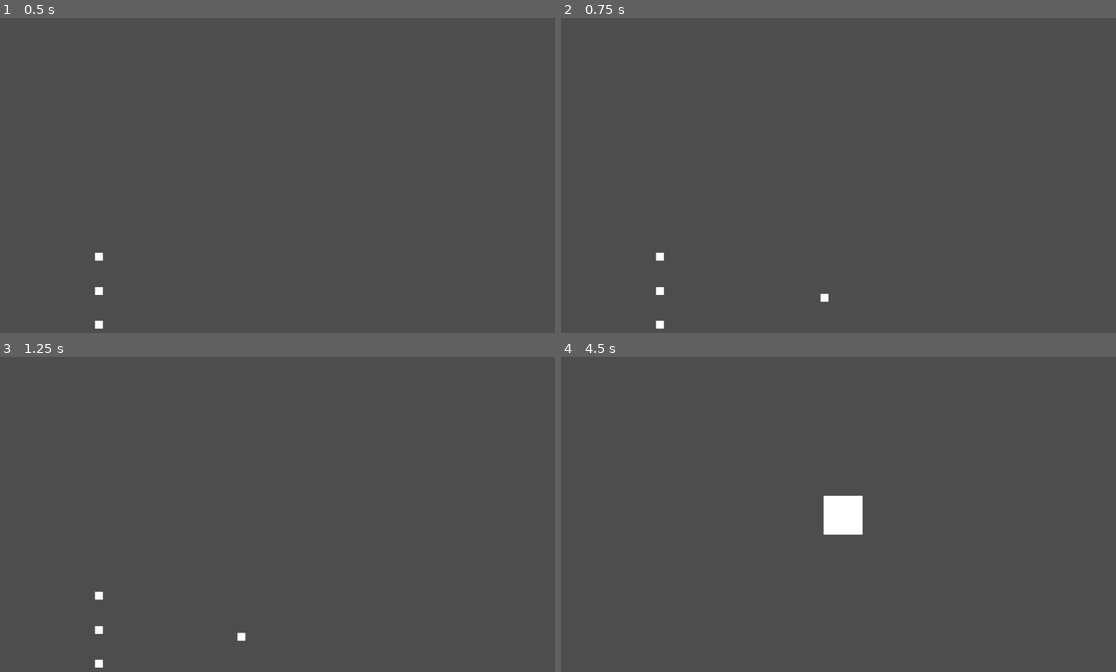
Above: before the commit, frames 1-4 (two rows, left to right).
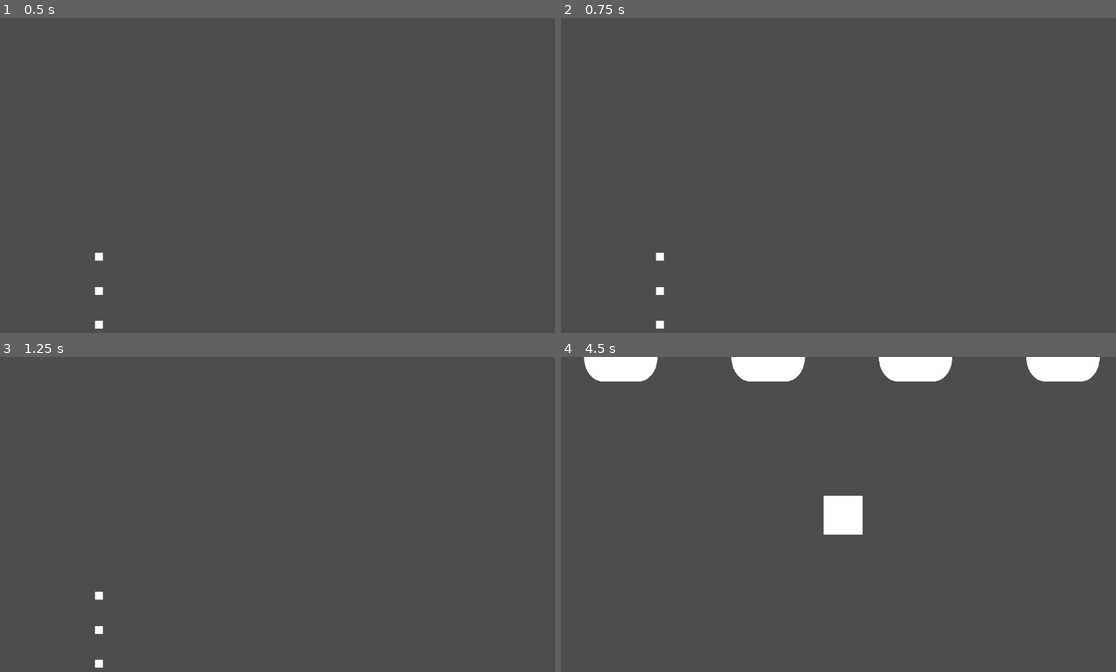
Above: after the commit, the same moments.

Repository: RAllen036/GrayMushroom
Game: Godot game, scene res://Scenes/Levels/Game.tscn
Same seed, same stepped clock (60 frames per second), same inputs: the game is played once before the commit and once after it. This scene is started directly instead of the project's main scene. Sound files missing from this copy of the repository are replaced by a short silence.
Inputs (mouse positions are in pixels of both pictures, inside the frame that each line leads up to):
- Up to frame 1 (0.5 s): no input
- Up to frame 2 (0.75 s): tap Enter at 0.5 s; hold Up (up) from 0.53 s (still down); tap A (a) at 0.6 s
- Up to frame 3 (1.25 s): keep holding Up (up); tap D (d) at 0.8 s
- Up to frame 4 (4.5 s): release Up (up) at 1.28 s; hold Down (down) 1.28-2.03 s; tap D (d) at 1.35, 2.3, 2.85, 3.8 s; tap A (a) at 1.55, 2.1, 3.05, 3.6 s; hold Up (up) 2.03-3.53 s; tap Space at 2.75 s; tap Enter at 3.5 s; hold Down (down) 3.53-4.25 s; tap Escape (ui_cancel) at 4.15 s; click (633, 508) at 4.27 s

Frame 1 is identical in both runs. In frame 2, less than 0.1% of the frame differs, in the area x 46-49%, y 87-91%; in frame 3, less than 0.1%; in frame 4, 3.7%, in the area x 4-98%, y 0-8%.
Error after the commit: Invalid access to property or key '0' on a base object of type 'int'. (res://Scenes/Scripts/Level/Game.gd:98)

Commit message:
Game scene now looks at file for positioning of notes
What the summary says plus:
End screen works properly meaning it shows the users values / scores
Changed great to perfect
Other cahnges include:
Wait timer and Timer got renamed and used for starting and ending the song so that the user doesn't miss anything
All signalls are properly connected
Added a folder for Zara to add in note progression for songs
Created a function to handle reading that new folder to create the correct measures and channel layout
Problems:
Actual notes are broken rn
Haven't got round to making the channels work properly

Diff:
--- a/Scenes/Levels/End.tscn
+++ b/Scenes/Levels/End.tscn
@@ -10,81 +10,105 @@
 script = ExtResource("1_ptq6l")
 
 [node name="PlayAgain" type="TextureButton" parent="."]
-offset_right = 40.0
-offset_bottom = 40.0
+offset_top = 292.0
+offset_right = 96.0
+offset_bottom = 332.0
 texture_normal = ExtResource("2_5dei2")
 texture_pressed = ExtResource("2_5dei2")
 texture_hover = ExtResource("3_tg7dj")
 
 [node name="BackToMenu" type="TextureButton" parent="."]
-offset_right = 40.0
-offset_bottom = 40.0
+offset_left = 103.0
+offset_top = 292.0
+offset_right = 199.0
+offset_bottom = 332.0
 texture_normal = ExtResource("4_wjddd")
 texture_pressed = ExtResource("4_wjddd")
 texture_hover = ExtResource("5_i12q7")
 
 [node name="GradeLabel" type="Label" parent="."]
-offset_right = 40.0
-offset_bottom = 23.0
+offset_top = 26.0
+offset_right = 49.0
+offset_bottom = 49.0
 text = "grade:"
 
 [node name="GradeNumber" type="Label" parent="."]
-offset_right = 40.0
-offset_bottom = 23.0
+offset_left = 50.0
+offset_top = 28.0
+offset_right = 90.0
+offset_bottom = 51.0
 
 [node name="ScoreLabel" type="Label" parent="."]
-offset_right = 40.0
-offset_bottom = 23.0
+offset_top = 52.0
+offset_right = 85.0
+offset_bottom = 75.0
 text = "final score:"
 
 [node name="ScoreNumber" type="Label" parent="."]
-offset_right = 40.0
-offset_bottom = 23.0
+offset_left = 86.0
+offset_top = 55.0
+offset_right = 126.0
+offset_bottom = 78.0
 
 [node name="ComboLabel" type="Label" parent="."]
-offset_right = 40.0
-offset_bottom = 23.0
+offset_top = 76.0
+offset_right = 95.0
+offset_bottom = 99.0
 text = "max combo:"
 
 [node name="ComboNumber" type="Label" parent="."]
-offset_right = 40.0
-offset_bottom = 23.0
+offset_left = 95.0
+offset_top = 78.0
+offset_right = 135.0
+offset_bottom = 101.0
 
-[node name="GreatLabel" type="Label" parent="."]
-offset_right = 40.0
-offset_bottom = 23.0
-text = "great:"
+[node name="PerfectLabel" type="Label" parent="."]
+offset_top = 101.0
+offset_right = 46.0
+offset_bottom = 124.0
+text = "perfect:"
 
-[node name="GreatNumber" type="Label" parent="."]
-offset_right = 40.0
-offset_bottom = 23.0
+[node name="PerfectNumber" type="Label" parent="."]
+offset_left = 46.0
+offset_top = 104.0
+offset_right = 86.0
+offset_bottom = 127.0
 
 [node name="GoodLabel" type="Label" parent="."]
-offset_right = 40.0
-offset_bottom = 23.0
+offset_top = 127.0
+offset_right = 43.0
+offset_bottom = 150.0
 text = "good:"
 
 [node name="GoodNumber" type="Label" parent="."]
-offset_right = 40.0
-offset_bottom = 23.0
+offset_left = 43.0
+offset_top = 129.0
+offset_right = 83.0
+offset_bottom = 152.0
 
 [node name="OkayLabel" type="Label" parent="."]
-offset_right = 40.0
-offset_bottom = 23.0
+offset_top = 154.0
+offset_right = 42.0
+offset_bottom = 177.0
 text = "okay:"
 
 [node name="OkayNumber" type="Label" parent="."]
-offset_right = 40.0
-offset_bottom = 23.0
+offset_left = 42.0
+offset_top = 156.0
+offset_right = 82.0
+offset_bottom = 179.0
 
 [node name="MissedLabel" type="Label" parent="."]
-offset_right = 40.0
-offset_bottom = 23.0
+offset_top = 181.0
+offset_right = 59.0
+offset_bottom = 204.0
 text = "missed:"
 
 [node name="MissedNumber" type="Label" parent="."]
-offset_right = 40.0
-offset_bottom = 23.0
+offset_left = 60.0
+offset_top = 184.0
+offset_right = 100.0
+offset_bottom = 207.0
 
 [connection signal="pressed" from="PlayAgain" to="." method="_on_play_again_pressed"]
 [connection signal="pressed" from="BackToMenu" to="." method="_on_back_to_menu_pressed"]
--- a/Scenes/Levels/Game.tscn
+++ b/Scenes/Levels/Game.tscn
@@ -54,10 +54,16 @@
 position = Vector2(202, 628)
 button = "c"
 
-[node name="Wait" type="Timer" parent="."]
+[node name="StartWait" type="Timer" parent="."]
 wait_time = 2.0
+one_shot = true
 
-[node name="Timer" type="Timer" parent="."]
+[node name="EndWait" type="Timer" parent="."]
+wait_time = 3.0
+one_shot = true
 
 [connection signal="beat" from="Conductor" to="." method="_on_conductor_beat"]
+[connection signal="finished" from="Conductor" to="." method="_on_conductor_finished"]
 [connection signal="measurex" from="Conductor" to="." method="_on_conductor_measurex"]
+[connection signal="timeout" from="StartWait" to="." method="_on_start_wait_timeout"]
+[connection signal="timeout" from="EndWait" to="." method="_on_end_wait_timeout"]
--- a/Scenes/Scripts/Level/Button.gd
+++ b/Scenes/Scripts/Level/Button.gd
@@ -22,7 +22,7 @@
 				current_note.destroy(1)
 			reset()
 		else:
-			get_parent().increment_score(0)
+			get_parent().increment_score(randi_range(0,3))
 	if event.is_action_pressed(button):
 		$AnimatedSprite2D.frame = 1
 	elif event.is_action_released(button):
--- a/Scenes/Scripts/Level/End.gd
+++ b/Scenes/Scripts/Level/End.gd
@@ -2,21 +2,17 @@
 
 
 func _ready():
-	$GradeNumber.text = Global.grade
-	$ScoreNumber.text = str(Global.score)
-	$ComboNumber.text = str(Global.combo)
-	$GreatNumber.text = str(Global.great)
-	$GoodNumber.text = str(Global.good)
-	$OkayNumber.text = str(Global.okay)
-	$MissedNumber.text = str(Global.missed)
+	$GradeNumber.text = Score.grade
+	$ScoreNumber.text = str(Score.score)
+	$ComboNumber.text = str(Score.combo)
+	$PerfectNumber.text = str(Score.great)
+	$GoodNumber.text = str(Score.good)
+	$OkayNumber.text = str(Score.okay)
+	$MissedNumber.text = str(Score.missed)
 
 
+func _on_back_to_menu_pressed():
+	Switch.scene(self, "res://Scenes/Levels/level_selector.tscn")
 
-func _on_PlayAgain_pressed():
-	if get_tree().change_scene("res://Scenes/Game.tscn") != OK:
-			print ("Error changing scene to Game")
-
-
-func _on_BackToMenu_pressed():
-	if get_tree().change_scene("res://Scenes/Menu.tscn") != OK:
-			print ("Error changing scene to Menu")
+func _on_play_again_pressed():
+	Switch.scene(self, "res://Scenes/Levels/Game.tscn")
--- a/Scenes/Scripts/Level/Game.gd
+++ b/Scenes/Scripts/Level/Game.gd
@@ -5,6 +5,10 @@
 @onready var label = $Panel/Label
 @onready var combo_label = $Panel/Combo
 @onready var conductor = $Conductor
+@onready var start_timer = $StartWait
+@onready var end_timer = $EndWait
+
+var measures = []
 
 var score = 0
 var combo = 0
@@ -30,12 +34,13 @@
 var finished: bool = false
 
 func _ready():
+	get_beat_layout()
 	randomize()
 	conductor.play_with_beat_offset(8)
 
 func _input(event):
 	if Input.is_action_pressed("ui_cancel"):
-		Switch.scene(self, "res://Scenes/Levels/level_selector.tscn")
+		song_finished()
 
 func song_finished():
 	Score.set_score(score)
@@ -90,6 +95,7 @@
 	combo_label.text = ""
 
 func _on_conductor_measurex(pos):
+	print(spawn_beat[pos - 1])
 	spawn_notes(spawn_beat[pos - 1])
 
 # This function / signal thing is what controls the amount of buttons on the screen
@@ -97,27 +103,62 @@
 # ~~ are from a text file that someone has put timings in
 func _on_conductor_beat(pos):
 	song_position_in_beats = pos
-	if song_position_in_beats > 36:
-		spawn_beat = [1, 1, 1, 1]
-	if song_position_in_beats > 98:
-		spawn_beat = [2, 0, 1, 0]
-	if song_position_in_beats > 132:
-		spawn_beat = [0, 2, 0, 2]
-	if song_position_in_beats > 162:
-		spawn_beat = [2, 2, 1, 1]
-	if song_position_in_beats > 194:
-		spawn_beat = [2, 2, 1, 2]
-	if song_position_in_beats > 228:
-		spawn_beat = [0, 2, 1, 2]
-	if song_position_in_beats > 258:
-		spawn_beat = [1, 2, 1, 2]
-	if song_position_in_beats > 288:
-		spawn_beat = [0, 2, 0, 2]
-	if song_position_in_beats > 322:
-		spawn_beat = [3, 2, 2, 1]
-	if song_position_in_beats > 388:
-		spawn_beat = [1, 0, 0, 0]
-	if song_position_in_beats > 396:
-		spawn_beat = [0, 0, 0, 0]
-	if song_position_in_beats > 404:
-		song_finished()
+	for item in measures:
+		if song_position_in_beats > item[0]:
+			spawn_beat = item[1]
+
+# x = song_pos_in_beats % 4 #### This will be when the pattern should start
+# x = song_pos_in_measure
+# Format = x:note_pattern
+func get_beat_layout():
+	# Read file
+	# Gets the file as an object
+	var file = FileAccess.open("res://BeatLayout/Game.txt", FileAccess.READ)
+	# Gets the contents of the file
+	var content = file.get_as_text()
+	# Good practice so that corruption is less likely
+	file.close()
+	# Remove \n
+	var content_list = content.split("\n", false)
+	# Get the Values as boolean and add to measure based on instruments playing
+	var new_content_list = []
+	var last_set = ["00000"]
+	var measure = []
+
+	# Add comment on the absurdity below when able
+
+	for i in range(0, content_list.size() - 1):
+
+		if content_list[i] == "^":
+			content_list[i] = last_set
+		else:
+			last_set = content_list[i]
+
+		var temp_bool_list = []
+		var total: int = 0
+		for char in content_list[i]:
+			var temp_int = char.to_int()
+			total += temp_int
+			temp_bool_list.append(bool(temp_int))
+
+		measure.append(total)
+
+		new_content_list.append(temp_bool_list)
+
+		if measure.size() == 4:
+			measures.append(measure)
+			measure = []
+	#print(new_content_list)
+	print(measures)
+
+
+# Tells us when the song is finished and waits 3 seconds for anything on screen
+func _on_conductor_finished():
+	end_timer.start()
+
+func _on_end_wait_timeout():
+	song_finished()
+
+
+func _on_start_wait_timeout():
+	conductor.play_with_beat_offset(8)
Not shown, added: BeatLayout/Game.txt
